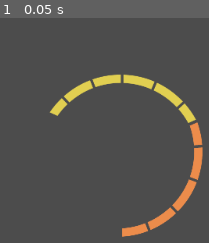
Above: before the commit, frame 1.
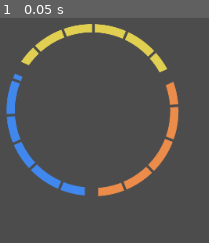
Above: after the commit, the same moment.

Repository: Arrotla/Juego_Espacio
Game: Godot game, scene res://scenes/Medidores.tscn
The game is run twice, just before and just after one commit, with the same random seed, the same clock (stepped at 60 frames per second) and the same inputs.
Inputs:
- Up to frame 1 (0.05 s): no input

The runs differ from the first frame. In frame 1, 14% of the frame differs, in the area x 2-98%, y 2-98%.

Commit message:
Movimiento personaje, Modificación tiempo de los medidores

Diff:
--- /dev/null
+++ b/Papa.gd
@@ -0,0 +1,18 @@
+extends KinematicBody2D
+
+export (int) var speed = 400
+
+var velocity = Vector2()
+
+func get_input():
+    velocity = Vector2()
+    if Input.is_action_pressed("ui_right"):
+        velocity.x += 1
+    if Input.is_action_pressed("ui_left"):
+        velocity.x -= 1
+
+    velocity = velocity.normalized() * speed
+
+func _physics_process(delta):
+    get_input()
+    velocity = move_and_slide(velocity)
--- a/scenes/Medidores.tscn
+++ b/scenes/Medidores.tscn
@@ -1,16 +1,21 @@
-[gd_scene load_steps=3 format=2]
+[gd_scene load_steps=4 format=2]
 
 [ext_resource path="res://scenes/energía.tscn" type="PackedScene" id=1]
 [ext_resource path="res://scenes/comida.tscn" type="PackedScene" id=2]
+[ext_resource path="res://scenes/agua.tscn" type="PackedScene" id=3]
 
 [node name="Medidores" type="Node2D"]
 
 [node name="barras" type="Node" parent="."]
 
 [node name="energía" parent="barras" instance=ExtResource( 1 )]
-position = Vector2( 883.889, 409.895 )
+position = Vector2( 847.19, 345.038 )
+scale = Vector2( 0.5, 0.5 )
+
+[node name="agua" parent="barras" instance=ExtResource( 3 )]
+position = Vector2( 530.331, 316.458 )
 scale = Vector2( 0.5, 0.5 )
 
 [node name="comida" parent="barras" instance=ExtResource( 2 )]
-position = Vector2( 699.591, 379.315 )
+position = Vector2( 668.892, 327.402 )
 scale = Vector2( 0.5, 0.5 )
--- /dev/null
+++ b/scenes/Papa.tscn
@@ -0,0 +1,24 @@
+[gd_scene load_steps=4 format=2]
+
+[ext_resource path="res://Assets/Prototipo/Personajes/Papa.png" type="Texture" id=1]
+
+[sub_resource type="SpriteFrames" id=1]
+animations = [ {
+"frames": [ ExtResource( 1 ) ],
+"loop": true,
+"name": "default",
+"speed": 5.0
+} ]
+
+[sub_resource type="CapsuleShape2D" id=2]
+radius = 41.4527
+height = 128.955
+
+[node name="Papa" type="KinematicBody2D"]
+
+[node name="sprites_papa" type="AnimatedSprite" parent="."]
+scale = Vector2( 0.5, 0.5 )
+frames = SubResource( 1 )
+
+[node name="colision_papa" type="CollisionShape2D" parent="."]
+shape = SubResource( 2 )
--- /dev/null
+++ b/scenes/Sala de Pruebas.tscn
@@ -0,0 +1,14 @@
+[gd_scene load_steps=4 format=2]
+
+[ext_resource path="res://scenes/Papa.tscn" type="PackedScene" id=1]
+[ext_resource path="res://Papa.gd" type="Script" id=2]
+[ext_resource path="res://scenes/Medidores.tscn" type="PackedScene" id=3]
+
+[node name="Nivel de Pruebas" type="Node2D"]
+
+[node name="Papa" parent="." instance=ExtResource( 1 )]
+position = Vector2( 382.925, 228.328 )
+script = ExtResource( 2 )
+
+[node name="Medidores" parent="." instance=ExtResource( 3 )]
+position = Vector2( 698, 403 )
--- a/scenes/energía.tscn
+++ b/scenes/energía.tscn
@@ -8,35 +8,35 @@
 [ext_resource path="res://Assets/Prototipo/Medidores/Energía_5.png" type="Texture" id=6]
 [ext_resource path="res://scripts/energía.gd" type="Script" id=7]
 
-[node name="energía" type="Node2D"]
+[node name="energia" type="Node2D"]
 position = Vector2( 510.531, 260.215 )
 script = ExtResource( 7 )
 
-[node name="Energía_1" type="Sprite" parent="."]
+[node name="Energia_1" type="Sprite" parent="."]
 position = Vector2( -2, 0 )
 texture = ExtResource( 3 )
 
-[node name="Energía_2" type="Sprite" parent="."]
+[node name="Energia_2" type="Sprite" parent="."]
 visible = false
 position = Vector2( -16, -10 )
 texture = ExtResource( 1 )
 
-[node name="Energía_3" type="Sprite" parent="."]
+[node name="Energia_3" type="Sprite" parent="."]
 visible = false
 position = Vector2( -53, -10 )
 texture = ExtResource( 4 )
 
-[node name="Energía_4" type="Sprite" parent="."]
+[node name="Energia_4" type="Sprite" parent="."]
 visible = false
 position = Vector2( -95, -10 )
 texture = ExtResource( 5 )
 
-[node name="Energía_5" type="Sprite" parent="."]
+[node name="Energia_5" type="Sprite" parent="."]
 visible = false
 position = Vector2( -130, -3 )
 texture = ExtResource( 6 )
 
-[node name="Energía_6" type="Sprite" parent="."]
+[node name="Energia_6" type="Sprite" parent="."]
 visible = false
 position = Vector2( -163, 21 )
 texture = ExtResource( 2 )
--- a/scripts/agua.gd
+++ b/scripts/agua.gd
@@ -2,21 +2,20 @@
 
 
 func _ready():
-	Input.is_action_just_pressed("ui_down")
-	yield(get_tree().create_timer(120), "timeout")
+	yield(get_tree().create_timer(80), "timeout")
 	$"Agua_1".hide()
 	$"Agua_2".show()
-	yield(get_tree().create_timer(120), "timeout")
+	yield(get_tree().create_timer(60), "timeout")
 	$"Agua_2".hide()
 	$"Agua_3".show()
-	yield(get_tree().create_timer(120), "timeout")
-	$"Energía_3".hide()
-	$"Energía_4".show()
-	yield(get_tree().create_timer(120), "timeout")
-	$"Energía_4".hide()
-	$"Energía_5".show()
-	yield(get_tree().create_timer(120), "timeout")
-	$"Energía_5".hide()
-	$"Energía_6".show()
-	yield(get_tree().create_timer(120), "timeout")
-	$"Energía_6".hide()
+	yield(get_tree().create_timer(40), "timeout")
+	$"Agua_3".hide()
+	$"Agua_4".show()
+	yield(get_tree().create_timer(40), "timeout")
+	$"Agua_4".hide()
+	$"Agua_5".show()
+	yield(get_tree().create_timer(40), "timeout")
+	$"Agua_5".hide()
+	$"Agua_6".show()
+	yield(get_tree().create_timer(40), "timeout")
+	$"Agua_6".hide()
--- a/scripts/comida.gd
+++ b/scripts/comida.gd
@@ -1,17 +1,17 @@
 extends Node2D
 
 func _ready():
-	yield(get_tree().create_timer(80), "timeout")
+	yield(get_tree().create_timer(60), "timeout")
 	$"Comida_1".hide()
 	$"Comida_2".show()
-	yield(get_tree().create_timer(80), "timeout")
+	yield(get_tree().create_timer(50), "timeout")
 	$"Comida_2".hide()
 	$"Comida_3".show()
-	yield(get_tree().create_timer(80), "timeout")
+	yield(get_tree().create_timer(40), "timeout")
 	$"Comida_3".hide()
 	$"Comida_4".show()
-	yield(get_tree().create_timer(80), "timeout")
+	yield(get_tree().create_timer(40), "timeout")
 	$"Comida_4".hide()
 	$"Comida_5".show()
-	yield(get_tree().create_timer(80), "timeout")
+	yield(get_tree().create_timer(40), "timeout")
 	$"Comida_5".hide()
--- a/scripts/energía.gd
+++ b/scripts/energía.gd
@@ -3,21 +3,20 @@
 var energia = 100
 
 func _ready():
-	Input.is_action_just_pressed("ui_down")
-	yield(get_tree().create_timer(120), "timeout")
-	$"Energía_1".hide()
-	$"Energía_2".show()
-	yield(get_tree().create_timer(120), "timeout")
-	$"Energía_2".hide()
-	$"Energía_3".show()
-	yield(get_tree().create_timer(120), "timeout")
-	$"Energía_3".hide()
-	$"Energía_4".show()
-	yield(get_tree().create_timer(120), "timeout")
-	$"Energía_4".hide()
-	$"Energía_5".show()
-	yield(get_tree().create_timer(120), "timeout")
-	$"Energía_5".hide()
-	$"Energía_6".show()
-	yield(get_tree().create_timer(120), "timeout")
-	$"Energía_6".hide()
+	yield(get_tree().create_timer(60), "timeout")
+	$"Energia_1".hide()
+	$"Energia_2".show()
+	yield(get_tree().create_timer(60), "timeout")
+	$"Energia_2".hide()
+	$"Energia_3".show()
+	yield(get_tree().create_timer(60), "timeout")
+	$"Energia_3".hide()
+	$"Energia_4".show()
+	yield(get_tree().create_timer(50), "timeout")
+	$"Energia_4".hide()
+	$"Energia_5".show()
+	yield(get_tree().create_timer(50), "timeout")
+	$"Energia_5".hide()
+	$"Energia_6".show()
+	yield(get_tree().create_timer(40), "timeout")
+	$"Energia_6".hide()
